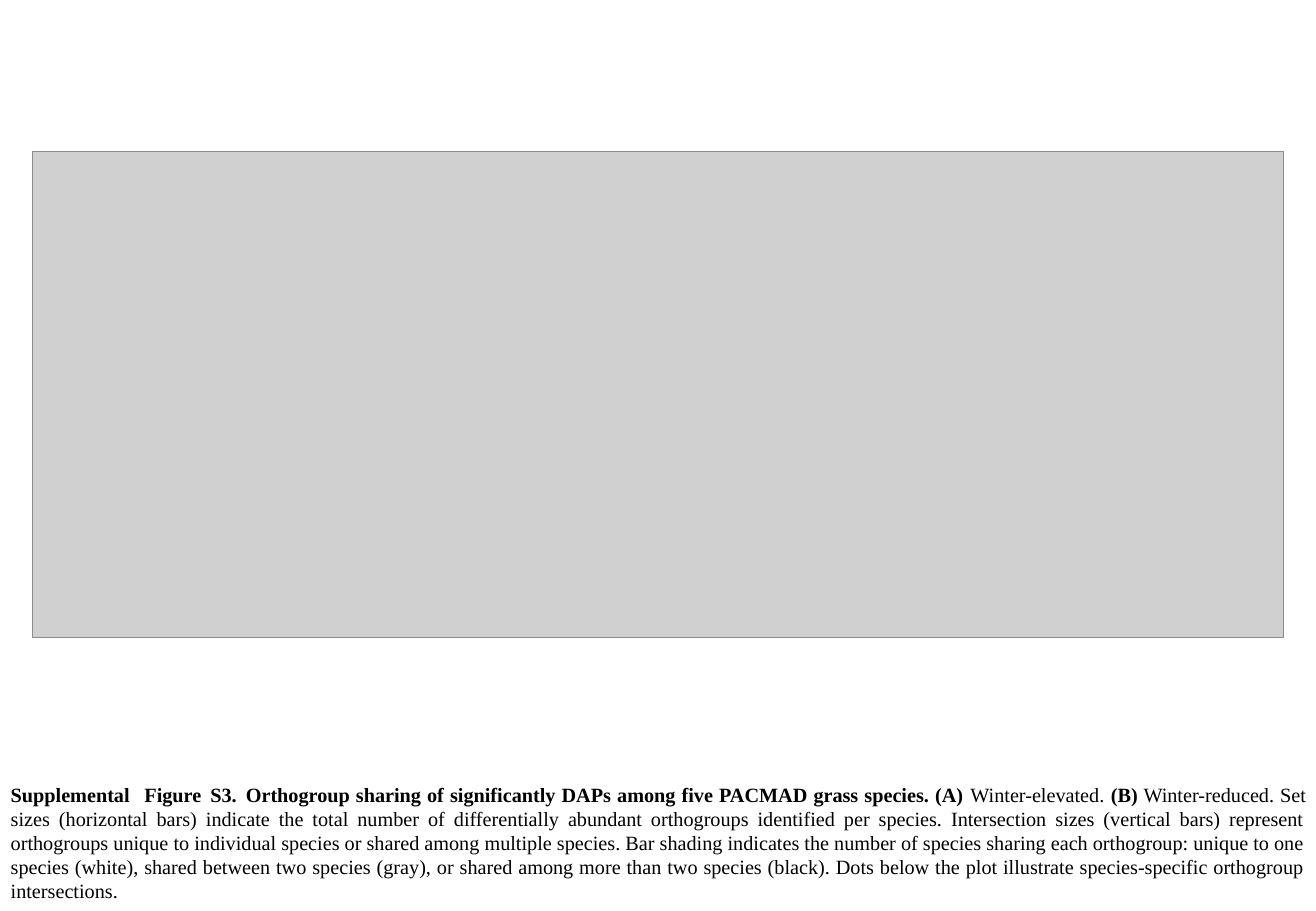
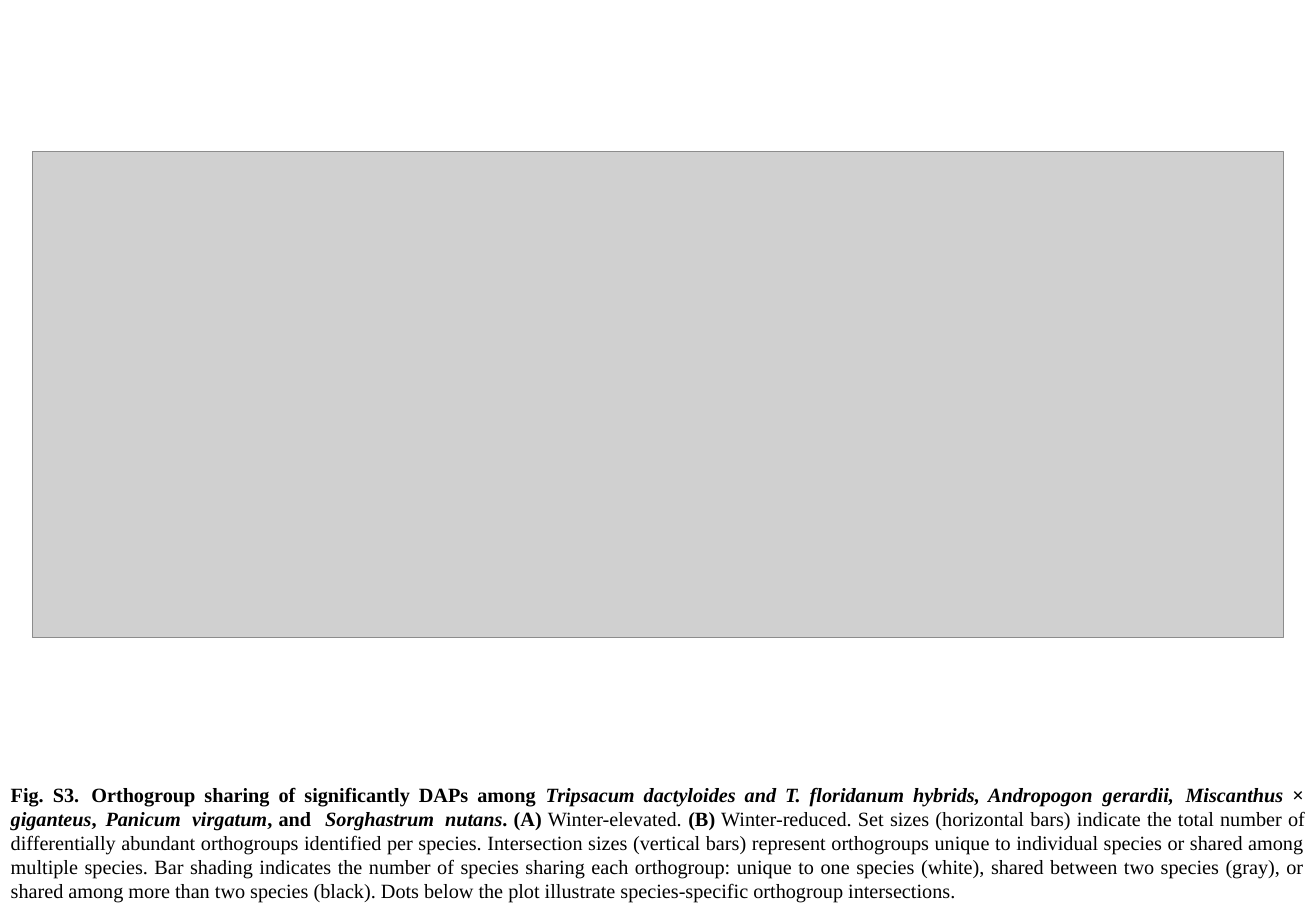
Before and after one commit to elor77/PACMAD-Rhizome-Proteomics, a slide deck: slide 3 of manuscript/Supplemental_Figures/PACMAD_Rhizome_Proteomics_Supplemental_Figures.pptx. Drawn at 1316x911 pixels with LibreOffice and Linux fonts; fonts in the diff are those of the drawing; grey boxes stand for pictures. Boxes give left, top, right and bottom in pixels: in the first picture for what was removed or moved away, otherwise in the second. Text is boxed around its words. In the diff, an @@ line names an element or a change of style, - is before the commit and + after.

```diff
--- a/manuscript/Supplemental_Figures/PACMAD_Rhizome_Proteomics_Supplemental_Figures.pptx
+++ b/manuscript/Supplemental_Figures/PACMAD_Rhizome_Proteomics_Supplemental_Figures.pptx
@@ text at (11, 787, 1305, 902): text changed @@
-Supplemental Figure S3. Orthogroup sharing of significantly DAPs among five PACMAD grass species. (A) Winter-elevated. (B) Winter-reduced. Set sizes (horizontal bars) indicate the total number of differentially abundant orthogroups identified per species. Intersection sizes (vertical bars) represent orthogroups unique to individual species or shared among multiple species. Bar shading indicates the number of species sharing each orthogroup: unique to one species (white), shared between two species (gray), or shared among more than two species (black). Dots below the plot illustrate species-specific orthogroup intersections.
+Fig. S3. Orthogroup sharing of significantly DAPs among Tripsacum dactyloides and T. floridanum hybrids, Andropogon gerardii, Miscanthus × giganteus, Panicum virgatum, and Sorghastrum nutans. (A) Winter-elevated. (B) Winter-reduced. Set sizes (horizontal bars) indicate the total number of differentially abundant orthogroups identified per species. Intersection sizes (vertical bars) represent orthogroups unique to individual species or shared among multiple species. Bar shading indicates the number of species sharing each orthogroup: unique to one species (white), shared between two species (gray), or shared among more than two species (black). Dots below the plot illustrate species-specific orthogroup intersections.
```
Also in this commit, not shown: 8 other slides changed, 16 other files.
